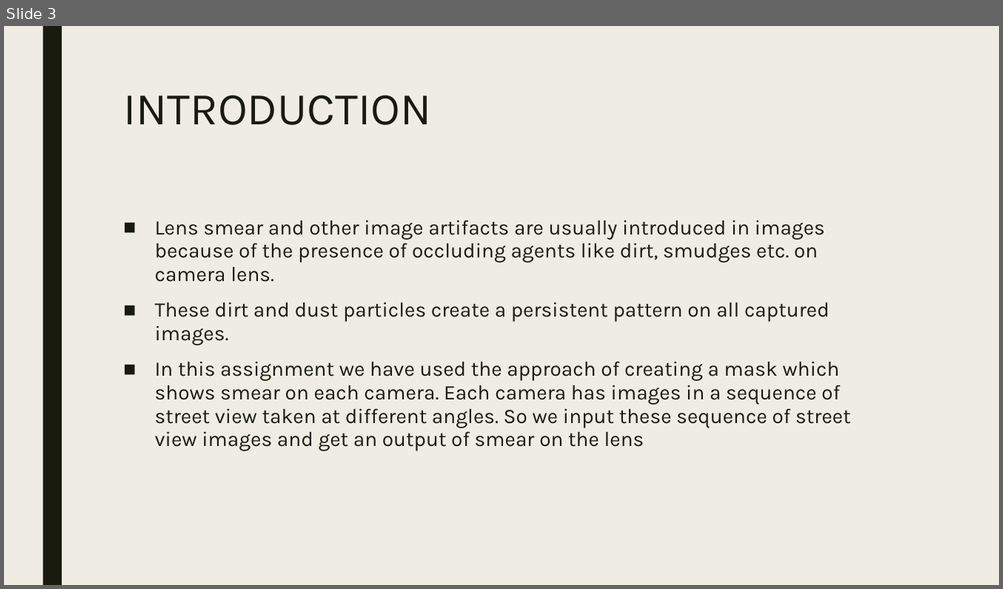
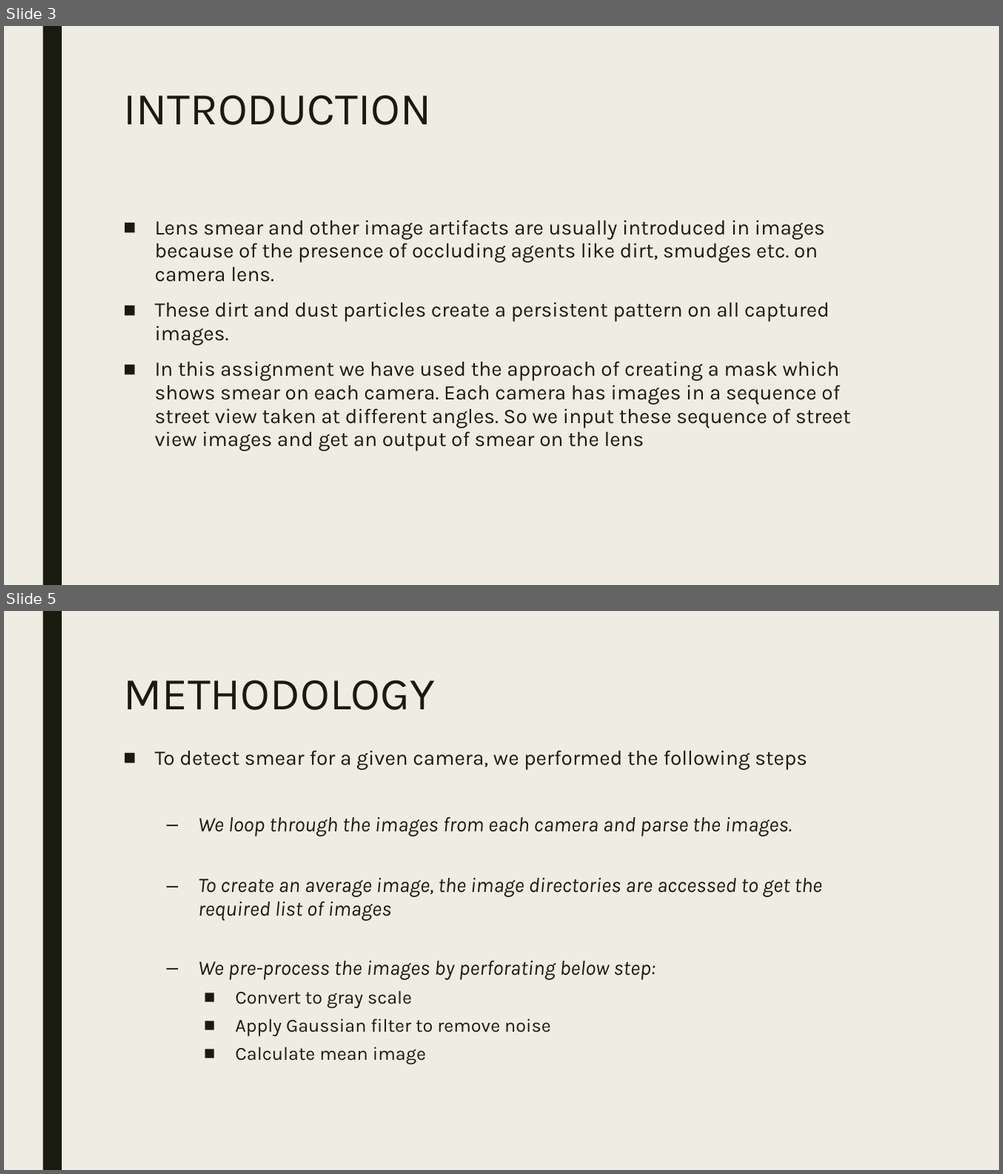
Before and after one commit to Soundarya27/CS513, a slide deck: Presentation1.pptx. Shown one above the other, each under a label of ours: slide 3 before the commit, slides 3 and 5 after it; the slides between them are not shown. The pictures are 1003x589 and 1003x1174 pixels, drawn with LibreOffice and Linux fonts; fonts in the diff are those of the drawing. Boxes give left, top, right and bottom in pixels: in the first picture for what was removed or moved away, otherwise in the second. Text is boxed around its words. In the diff, an @@ line names an element or a change of style, - is before the commit and + after.

```diff
--- a/Presentation1.pptx
+++ b/Presentation1.pptx
@@ slide 5 added at box(4, 611, 999, 1170), background #EFEDE3; not listed: 1 template element that a slide beside it also shows @@
@@ title added at box(123, 680, 435, 710), 44 pt, text #191B0E @@
+METHODOLOGY
@@ text added at box(155, 750, 822, 1065), 20 pt, text #191B0E, italic @@
+■ To detect smear for a given camera, we performed the following steps
+  – We loop through the images from each camera and parse the images.
+  – To create an average image, the image directories are accessed to get the required list of images
+  – We pre-process the images by perforating below step:
+    ■ Convert to gray scale
+    ■ Apply Gaussian filter to remove noise
+    ■ Calculate mean image
```
Also in this commit, not shown: 1 slide changed, 1 other slide added.
